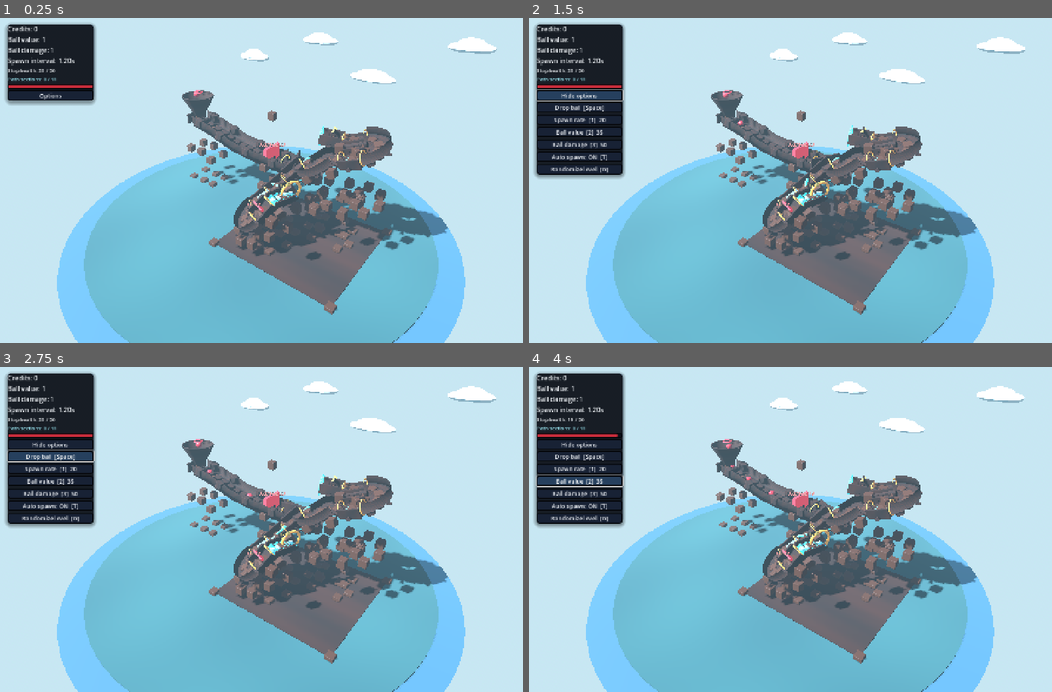
Above: before the commit, frames 1-4 (two rows, left to right).
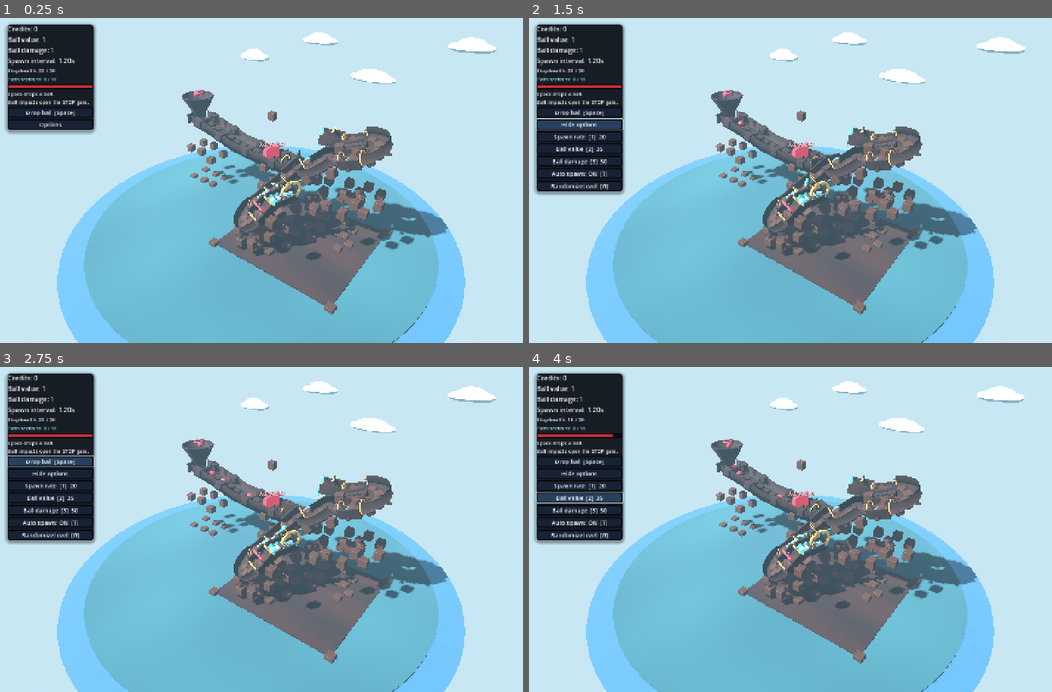
Above: after the commit, the same moments.

Repository: bknepprath/ball-routing-prototype
Game: Godot game, scene res://main.tscn
The game is run twice, just before and just after one commit, with the same random seed, the same clock (stepped at 60 frames per second) and the same inputs.
Inputs (mouse positions are in pixels of both pictures, inside the frame that each line leads up to):
- Up to frame 1 (0.25 s): no input
- Up to frame 2 (1.5 s): click (581, 112) at 0.5 s, where only the run after the commit has a clickable "Drop ball [Space]"; click "Options" at 1.25 s
- Up to frame 3 (2.75 s): click "Drop ball [Space]" at 2 s
- Up to frame 4 (4 s): click "Spawn rate [1] 20" at 2.75 s; click "Ball value [2] 35" at 3.5 s

The runs differ from the first frame. In frame 1, 2.0% of the frame differs, in the area x 1-65%, y 22-36%; in frame 2, 4.1%, in the area x 1-41%, y 21-55%; in frame 3, 3.8%; in frame 4, 4.0%.

Commit message:
Clarify the first playable session

Diff:
--- a/scripts/main.gd
+++ b/scripts/main.gd
@@ -2283,6 +2283,20 @@
 	stop_progress.add_theme_stylebox_override("fill", stop_progress_fill)
 	box.add_child(stop_progress)
 
+	var first_session_prompt := Label.new()
+	first_session_prompt.name = "FirstSessionPrompt"
+	first_session_prompt.text = "Space drops a ball.\nBall impacts open the STOP gate."
+	first_session_prompt.add_theme_font_size_override("font_size", 14)
+	first_session_prompt.add_theme_color_override("font_color", Color("f4f7fb"))
+	box.add_child(first_session_prompt)
+
+	var drop_button := Button.new()
+	drop_button.name = "DropBallButton"
+	drop_button.text = "Drop ball  [Space]"
+	drop_button.pressed.connect(_spawn_ball)
+	_style_button(drop_button)
+	box.add_child(drop_button)
+
 	ui_options_button = Button.new()
 	ui_options_button.name = "OptionsButton"
 	ui_options_button.text = "Options"
@@ -2295,12 +2309,6 @@
 	ui_options.visible = false
 	ui_options.add_theme_constant_override("separation", 5)
 	box.add_child(ui_options)
-
-	var drop_button := Button.new()
-	drop_button.text = "Drop ball  [Space]"
-	drop_button.pressed.connect(_spawn_ball)
-	_style_button(drop_button)
-	ui_options.add_child(drop_button)
 
 	stop_button = Button.new()
 	stop_button.text = "Spawn rate  [1]"
--- a/tests/test_room_runtime.gd
+++ b/tests/test_room_runtime.gd
@@ -91,6 +91,18 @@
 	assert(options_button != null, "Compact options button is missing")
 	var options_container := scene.find_child("Options", true, false)
 	assert(options_container != null and not options_container.visible, "Options are expanded by default")
+	var first_session_prompt := scene.find_child("FirstSessionPrompt", true, false) as Label
+	assert(first_session_prompt != null, "First-session instructions are missing")
+	assert(first_session_prompt.text == "Space drops a ball.\nBall impacts open the STOP gate.", "First-session instructions do not explain how to drop a ball and open the STOP gate")
+	assert(first_session_prompt.visible, "First-session instructions are hidden by default")
+	var drop_ball_button := scene.find_child("DropBallButton", true, false) as Button
+	assert(drop_ball_button != null and drop_ball_button.visible, "Primary drop-ball action is hidden by default")
+	assert(not options_container.is_ancestor_of(first_session_prompt), "First-session instructions are inside optional controls")
+	assert(not options_container.is_ancestor_of(drop_ball_button), "Primary drop-ball action is inside optional controls")
+	for required_control in [first_session_prompt, drop_ball_button]:
+		var control_rect := required_control.get_global_rect()
+		assert(control_rect.position.x >= 0.0 and control_rect.position.y >= 0.0, "%s extends above or left of the 1440x900 viewport" % required_control.name)
+		assert(control_rect.end.x <= 1440.0 and control_rect.end.y <= 900.0, "%s extends beyond the 1440x900 viewport" % required_control.name)
 	var damage_button := scene.find_child("DamageButton", true, false)
 	assert(damage_button != null, "Ball damage upgrade is missing")
 	var damage_before: float = scene.ball_damage
Not shown, changed: .luna/state.json
Not shown, changed: .luna/PRD.html
